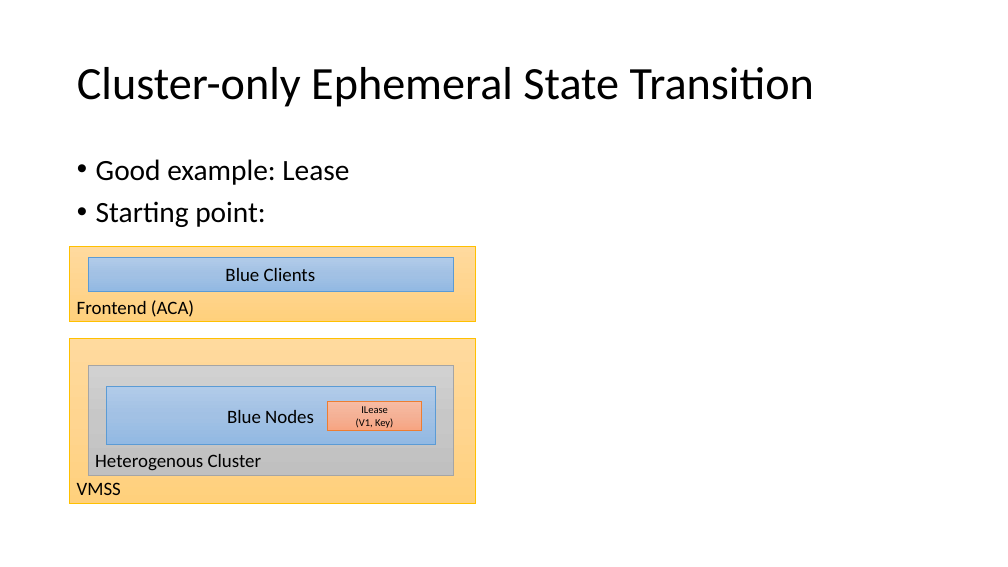
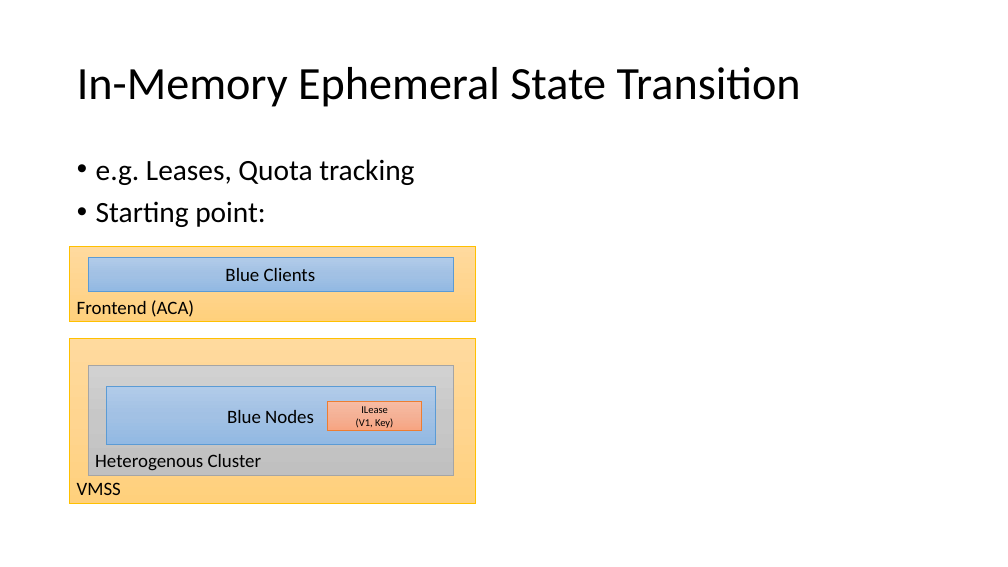
Before and after one commit to MarkNickeson/OrleansVersionAndDeploy, a slide deck: slide 12 of Orleans Versioning and Deployment.pptx. Drawn at 1008x567 pixels with LibreOffice and Linux fonts; fonts in the diff are those of the drawing. Boxes give left, top, right and bottom in pixels: in the first picture for what was removed or moved away, otherwise in the second. Text is boxed around its words. In the diff, an @@ line names an element or a change of style, - is before the commit and + after.

```diff
--- a/Orleans Versioning and Deployment.pptx
+++ b/Orleans Versioning and Deployment.pptx
@@ title at (77, 67, 801, 107): text changed @@
-Cluster-only Ephemeral State Transition
+In-Memory Ephemeral State Transition
@@ text at (96, 159, 414, 185): text changed @@
-• Good example: Lease
+• e.g. Leases, Quota tracking
```
Also in this commit, not shown: 2 other slides changed, 2 slides added, 18 other files.
